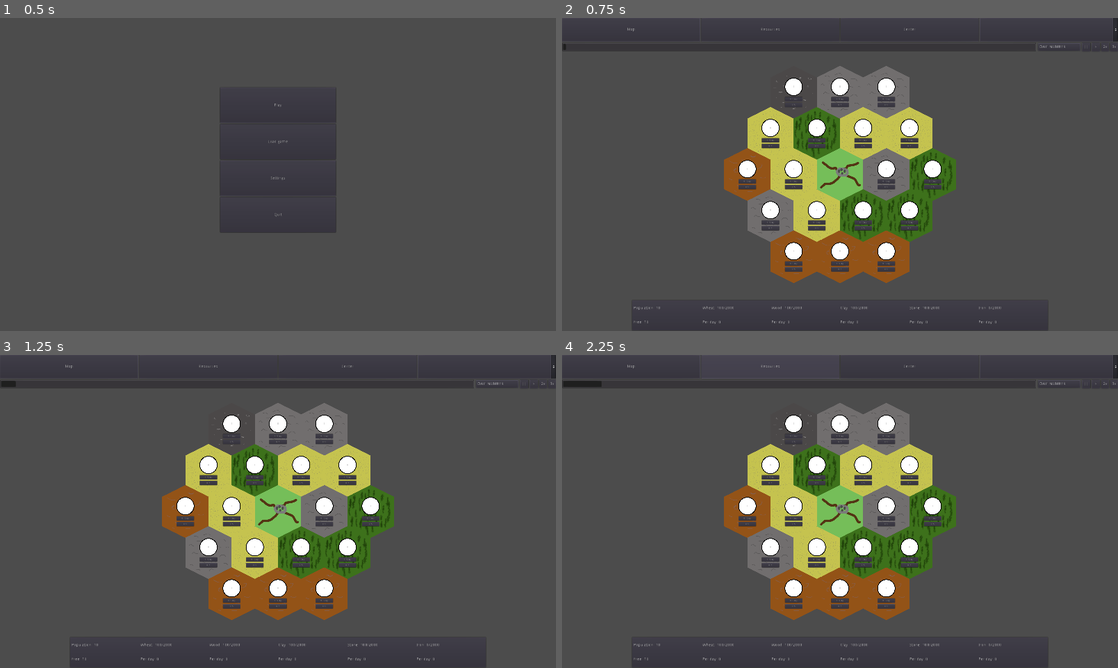
Above: before the commit, frames 1-4 (two rows, left to right).
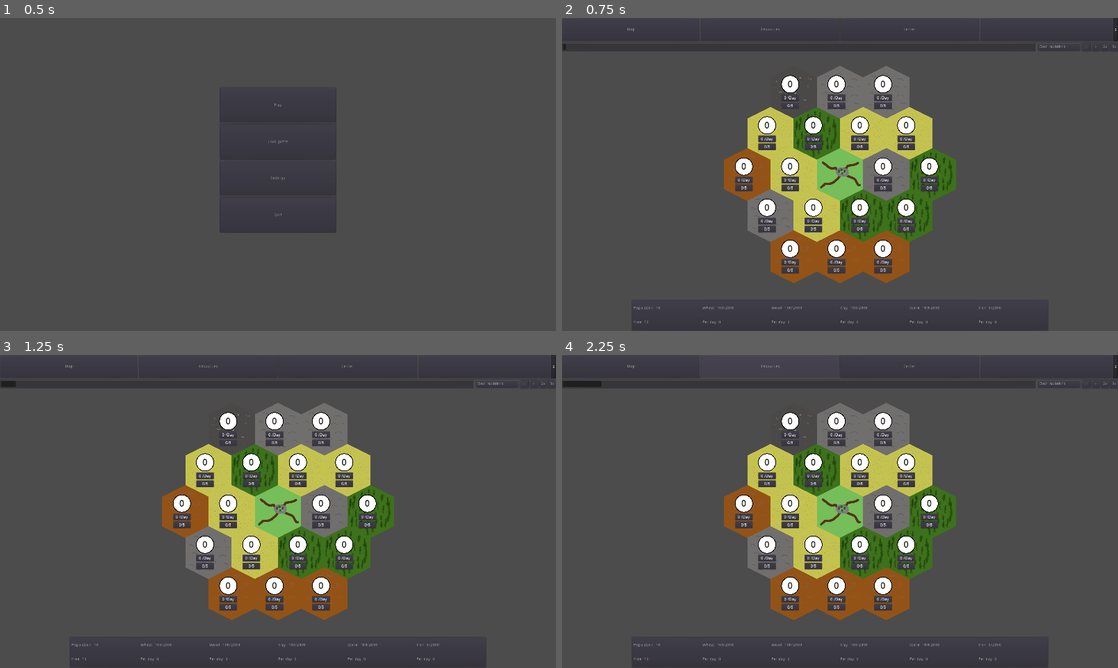
Above: after the commit, the same moments.

Repository: tomazlunder/terra2
Game: Godot game, scene res://Scenes/MainMenu.tscn
The game is run twice, just before and just after one commit, with the same random seed, the same clock (stepped at 60 frames per second) and the same inputs.
Inputs:
- Up to frame 1 (0.5 s): no input
- Up to frame 2 (0.75 s): click "Play" at 0.5 s
- Up to frame 3 (1.25 s): no input
- Up to frame 4 (2.25 s): click "Map" at 1.25 s; click "Resources" at 2 s

Frame 1 is identical in both runs. In frame 2, 3.9% of the frame differs, in the area x 31-69%, y 18-82%; in frame 3, 3.9%; in frame 4, 3.9%.

Commit message:
Added a theme/font to tileUI, fixed the code to center tileUI on tile

Diff:
--- /dev/null
+++ b/Assets/Fonts/ArialDynamicFont.tres
@@ -0,0 +1,8 @@
+[gd_resource type="DynamicFont" load_steps=2 format=2]
+
+[ext_resource path="res://Assets/Fonts/arial.ttf" type="DynamicFontData" id=1]
+
+[resource]
+size = 22
+use_filter = true
+font_data = ExtResource( 1 )
--- /dev/null
+++ b/Assets/Themes/LevelMarker_theme.tres
@@ -0,0 +1,11 @@
+[gd_resource type="Theme" load_steps=3 format=2]
+
+[ext_resource path="res://Assets/Fonts/arial.ttf" type="DynamicFontData" id=1]
+
+[sub_resource type="DynamicFont" id=1]
+size = 50
+use_filter = true
+font_data = ExtResource( 1 )
+
+[resource]
+default_font = SubResource( 1 )
--- /dev/null
+++ b/Assets/Themes/TileUI_theme.tres
@@ -0,0 +1,6 @@
+[gd_resource type="Theme" load_steps=2 format=2]
+
+[ext_resource path="res://Assets/Fonts/ArialDynamicFont.tres" type="DynamicFont" id=1]
+
+[resource]
+default_font = ExtResource( 1 )
--- a/Scenes/TileUI.tscn
+++ b/Scenes/TileUI.tscn
@@ -1,16 +1,13 @@
-[gd_scene load_steps=3 format=2]
+[gd_scene load_steps=5 format=2]
 
 [ext_resource path="res://Assets/LevelMarker.png" type="Texture" id=1]
 [ext_resource path="res://Scripts/TileUI.gd" type="Script" id=2]
+[ext_resource path="res://Assets/Themes/TileUI_theme.tres" type="Theme" id=3]
+[ext_resource path="res://Assets/Themes/LevelMarker_theme.tres" type="Theme" id=4]
 
 [node name="TileUI" type="Control"]
-anchor_right = 1.0
-anchor_bottom = 1.0
-margin_left = -0.629944
-margin_top = -0.667435
-margin_right = -0.629883
-margin_bottom = -0.66748
-mouse_filter = 2
+size_flags_horizontal = 0
+size_flags_vertical = 0
 script = ExtResource( 2 )
 __meta__ = {
 "_edit_use_anchors_": false
@@ -20,17 +17,20 @@
 margin_right = 40.0
 margin_bottom = 40.0
 mouse_filter = 2
+size_flags_horizontal = 0
+size_flags_vertical = 0
 __meta__ = {
 "_edit_use_anchors_": false
 }
 
 [node name="CenterContainer" type="CenterContainer" parent="VBox"]
-margin_right = 100.0
+margin_right = 132.0
 margin_bottom = 100.0
 mouse_filter = 2
 
 [node name="TextureRect" type="TextureRect" parent="VBox/CenterContainer"]
-margin_right = 100.0
+margin_left = 16.0
+margin_right = 116.0
 margin_bottom = 100.0
 rect_min_size = Vector2( 100, 100 )
 mouse_filter = 2
@@ -43,26 +43,29 @@
 }
 
 [node name="LevelLabel" type="Label" parent="VBox/CenterContainer"]
-margin_left = 32.0
-margin_top = 43.0
-margin_right = 68.0
-margin_bottom = 57.0
-text = "LEVEL"
+margin_left = 52.0
+margin_top = 21.0
+margin_right = 80.0
+margin_bottom = 78.0
+theme = ExtResource( 4 )
+custom_colors/font_color = Color( 0, 0, 0, 1 )
+text = "0"
 __meta__ = {
 "_edit_use_anchors_": false
 }
 
 [node name="PDContainer" type="PanelContainer" parent="VBox"]
 margin_top = 104.0
-margin_right = 100.0
-margin_bottom = 132.0
+margin_right = 132.0
+margin_bottom = 143.0
 mouse_filter = 2
+theme = ExtResource( 3 )
 
 [node name="ProductionPDLabel" type="Label" parent="VBox/PDContainer"]
-margin_left = 24.0
+margin_left = 26.0
 margin_top = 7.0
-margin_right = 75.0
-margin_bottom = 21.0
+margin_right = 105.0
+margin_bottom = 32.0
 size_flags_horizontal = 4
 text = "Bla /day"
 __meta__ = {
@@ -70,17 +73,18 @@
 }
 
 [node name="WorkersContainer" type="PanelContainer" parent="VBox"]
-margin_top = 136.0
-margin_right = 100.0
-margin_bottom = 164.0
+margin_top = 147.0
+margin_right = 132.0
+margin_bottom = 186.0
 mouse_filter = 2
 
 [node name="WorkersLabel" type="Label" parent="VBox/WorkersContainer"]
-margin_left = 13.0
+margin_left = 7.0
 margin_top = 7.0
-margin_right = 87.0
-margin_bottom = 21.0
+margin_right = 125.0
+margin_bottom = 32.0
 size_flags_horizontal = 4
+theme = ExtResource( 3 )
 text = "X/Y workers"
 __meta__ = {
 "_edit_use_anchors_": false
--- a/Scripts/Resources.gd
+++ b/Scripts/Resources.gd
@@ -49,17 +49,13 @@
 		#Creating UI Tile Markers
 		var tileUIinstance = load("res://Scenes/TileUI.tscn").instance()
 		tileUIinstance.setTile(resourceTile)
+		$TileUIControlNode.add_child(tileUIinstance)
 
-		tileUIinstance.hide()
-		tileUIinstance.show()
+		#Moving the TileUI to be centered on it's tile
 		var realCords = $ResourceTileMap.map_to_world(coordinates)
-		var tileSize = $ResourceTileMap.tile_set.tile_get_texture(0).get_size().y
-		#Offset?? But not working, fixed with some hardcoded numbers (10,2)
-		var bla = tileUIinstance.get_child(0).rect_size
-		#print(bla)
-		realCords = realCords - Vector2(bla.x+10,bla.y*2)
+		var tileUIsize = tileUIinstance.get_child(0).rect_size
+		realCords = realCords - tileUIsize/2
 		tileUIinstance.set_position(realCords)
-		$TileUIControlNode.add_child(tileUIinstance)
 
 		i = i+1
 
Binary file added: Assets/Fonts/arial.ttf
